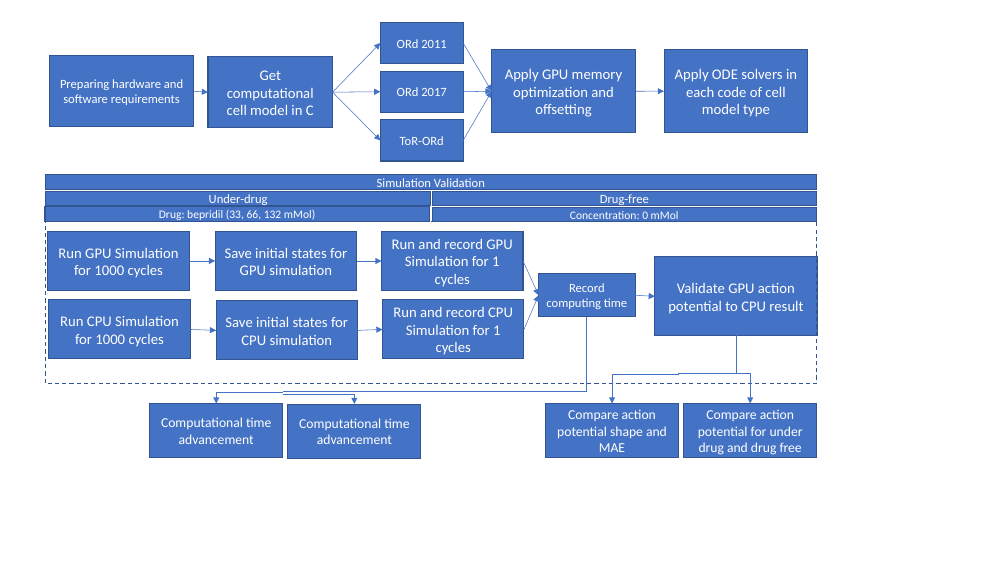
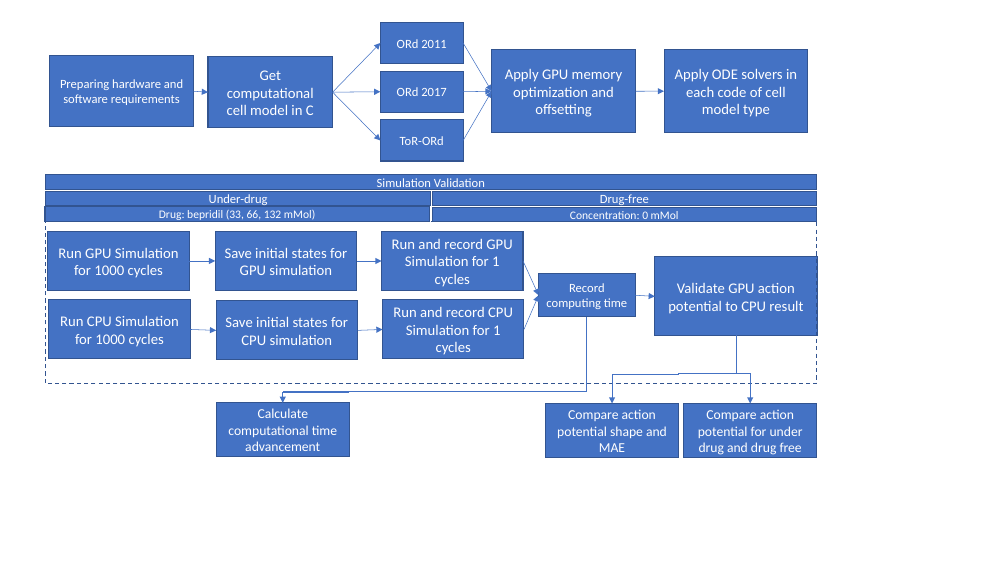
Before and after one commit to IritaSee/master_thesis, a slide deck: slide 1 of schematics.pptx. Drawn at 1008x567 pixels with LibreOffice and Linux fonts; fonts in the diff are those of the drawing. Boxes give left, top, right and bottom in pixels: in the first picture for what was removed or moved away, otherwise in the second. Text is boxed around its words. In the diff, an @@ line names an element or a change of style, - is before the commit and + after.

```diff
--- a/schematics.pptx
+++ b/schematics.pptx
@@ rectangle "Calculate computational time advancement": place and size @@
-rectangle "Calculate computational time advancement" at [150,404,283,458]
+rectangle "Calculate computational time advancement" at [216,403,349,457]
@@ text in rectangle at [228,408,337,451]: text changed @@
-Computational time advancement
+Calculate computational time advancement
@@ elbow arrow moved from (283, 392) - (216, 404) to (349, 392) - (283, 403) @@
@@ elbow arrow removed from (283, 394) to (355, 405) @@
@@ rectangle removed at [288,405,421,459] @@
-Computational time advancement
```
Also in this commit, not shown: 5 other files.
